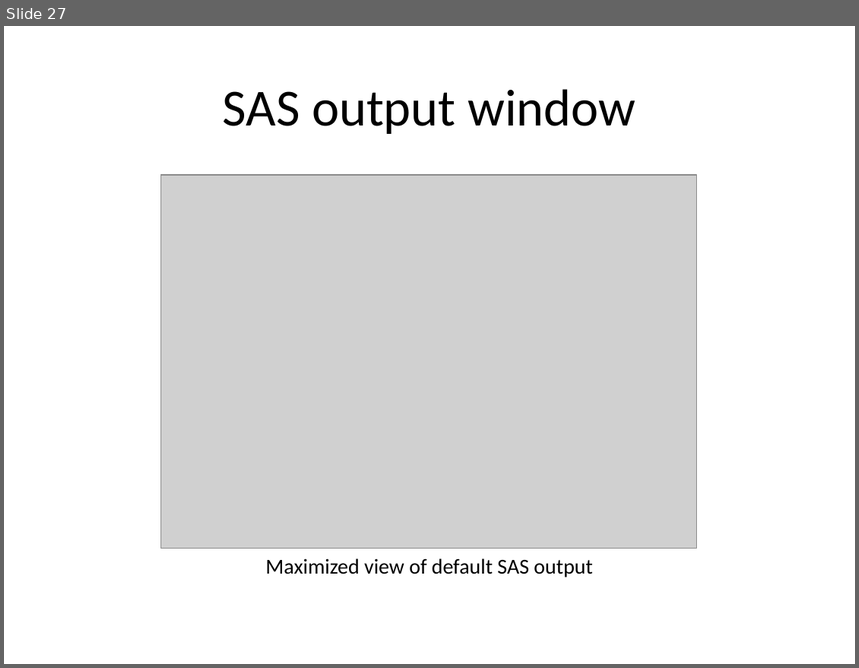
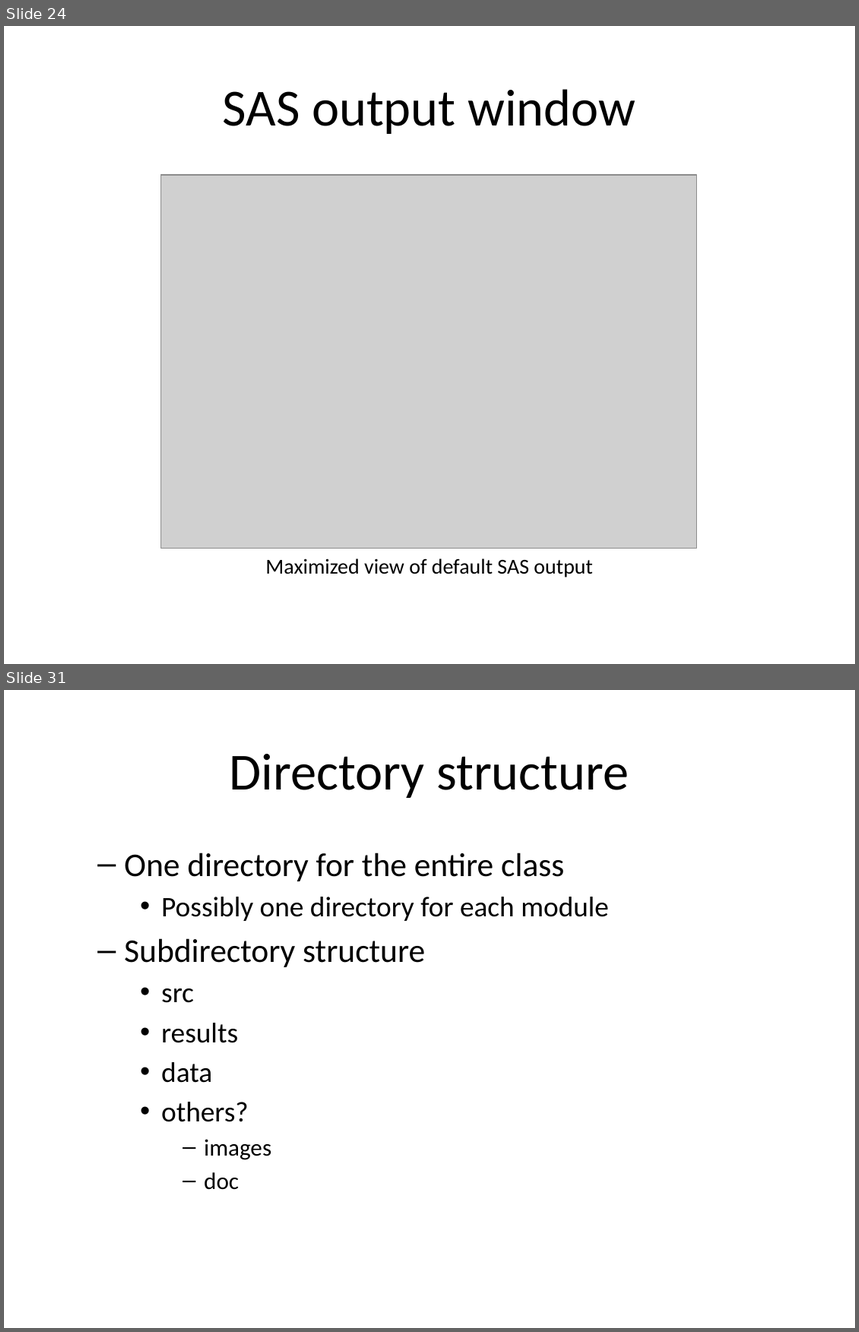
Before and after one commit to pmean/introduction-to-SAS, a slide deck: results/m01-course-introduction.pptx. Shown one above the other, each under a label of ours: slide 27 before the commit, slides 24 and 31 after it; the slides between them are not shown. The pictures are 859x668 and 859x1332 pixels, drawn with LibreOffice and Linux fonts; fonts in the diff are those of the drawing; grey boxes stand for pictures. Boxes give left, top, right and bottom in pixels: in the first picture for what was removed or moved away, otherwise in the second. Text is boxed around its words. In the diff, an @@ line names an element or a change of style, - is before the commit and + after.

Commit message:
Updated module01 sas programs

```diff
--- a/results/m01-course-introduction.pptx
+++ b/results/m01-course-introduction.pptx
@@ slide 31 added at [4,690,855,1328], background #FFFFFF @@
@@ title added at [230,754,629,798], 44 pt, text #000000 @@
+Directory structure
@@ text added at [124,853,609,1190], 24 pt, text #000000 @@
+  – One directory for the entire class
+    • Possibly one directory for each module
+  – Subdirectory structure
+    • src
+    • results
+    • data
+    • others?
+      – images
+      – doc
@@ what was slide 27 is now slide 24 @@
```
Also in this commit, not shown: 11 slides changed, 25 other slides added, 18 slides removed, 9 other files.
